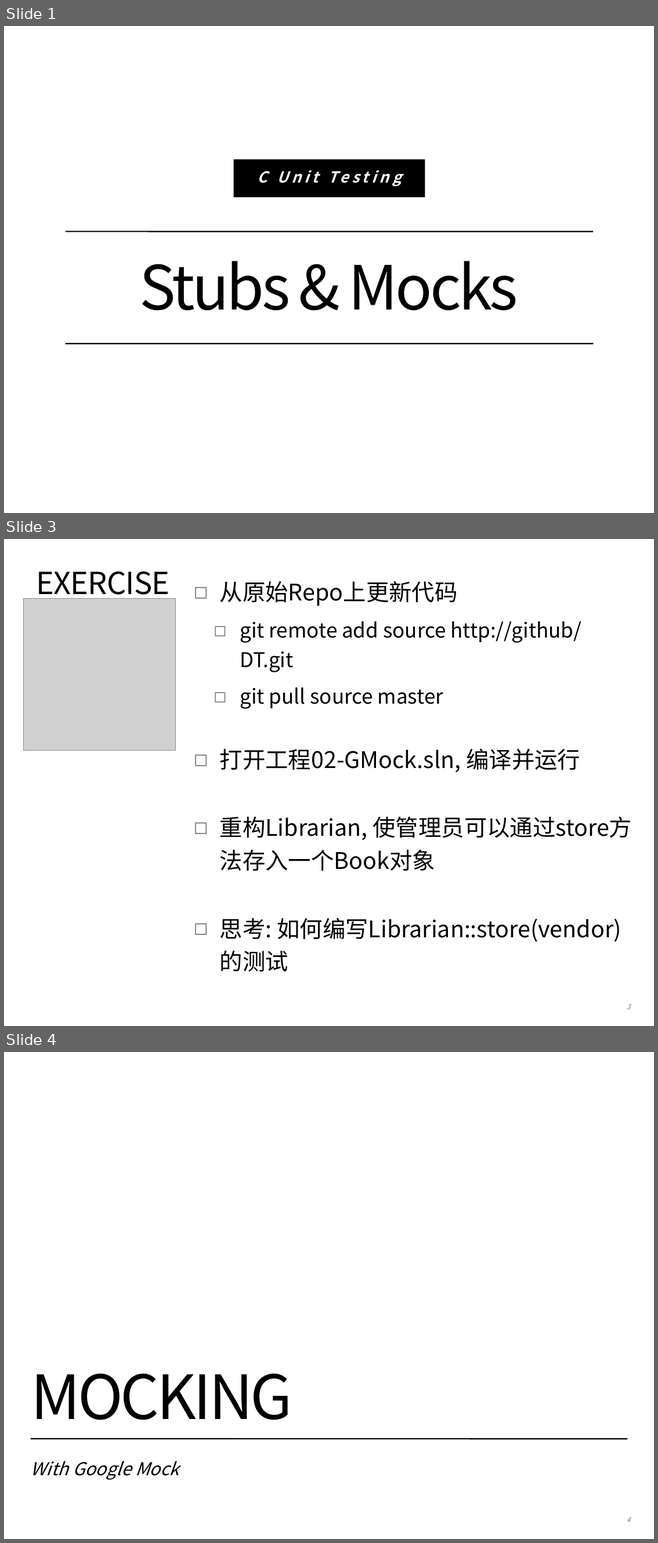
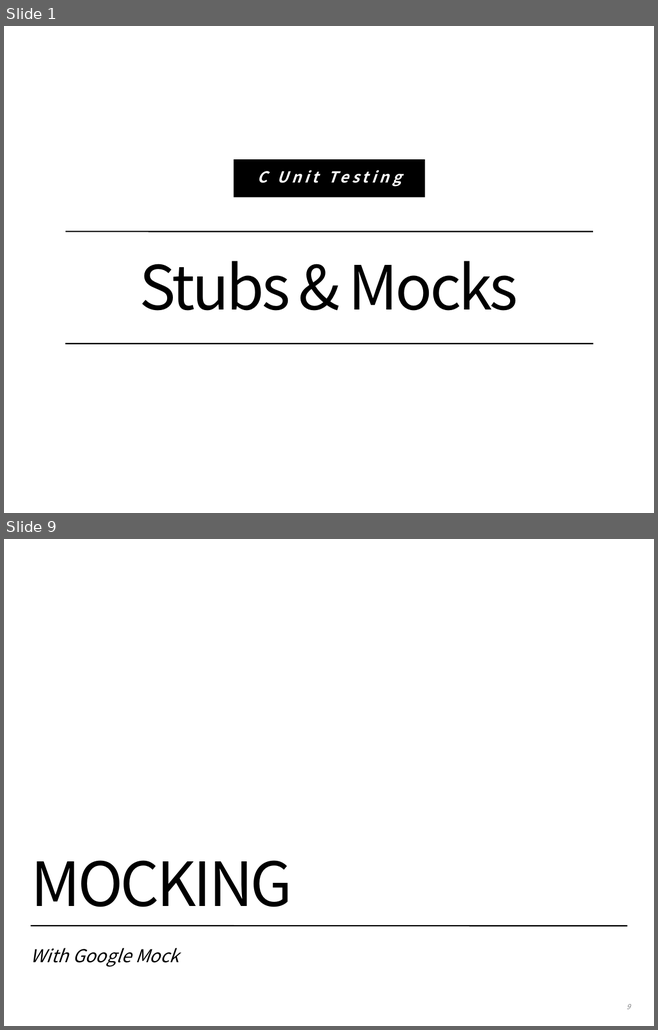
Before and after one commit to coney/c-training, a slide deck: UT/.slides/02-stubs-and-mocks.pptx. Shown one above the other, each under a label of ours: slides 1, 3 and 4 before the commit, slides 1 and 9 after it; the slides between them are not shown. The pictures are 658x1543 and 658x1030 pixels, drawn with LibreOffice and Linux fonts; fonts in the diff are those of the drawing; grey boxes stand for pictures; background and template pictures are left out. Boxes give left, top, right and bottom in pixels: in the first picture for what was removed or moved away, otherwise in the second. Text is boxed around its words. In the diff, an @@ line names an element or a change of style, - is before the commit and + after.

```diff
--- a/UT/.slides/02-stubs-and-mocks.pptx
+++ b/UT/.slides/02-stubs-and-mocks.pptx
@@ slide 3 removed at [4,539,654,1026], background #FFFFFF @@
@@ title removed at [36,571,169,602] @@
-EXERCISE
@@ text removed at [220,581,632,972] @@
-◻ 从原始Repo上更新代码
-  ◻ git remote add source http://github/DT.git
-  ◻ git pull source master
-◻ 打开工程02-GMock.sln, 编译并运行
-◻ 重构Librarian, 使管理员可以通过store方法存入一个Book对象
-◻ 思考: 如何编写Librarian::store(vendor)的测试
@@ picture removed at [23,598,175,750] @@
@@ page number removed at [626,1004,630,1009] @@
-3
@@ what was slide 4 is now slide 9 @@
@@ page number at [626,1004,630,1009]: text changed @@
-4
+9
```
Also in this commit, not shown: 1 slide changed, 9 slides added, 1 other slide removed.
